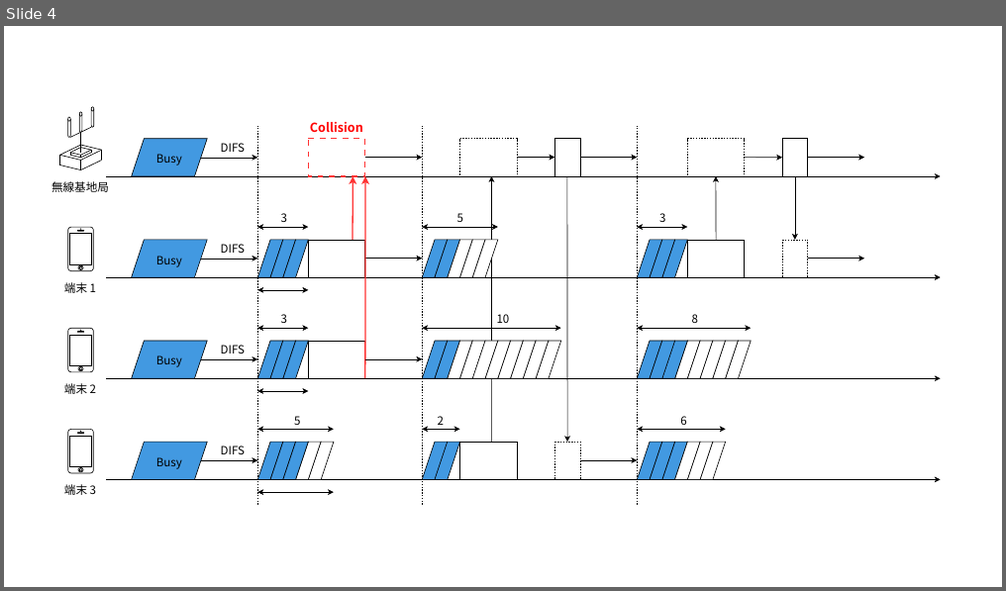
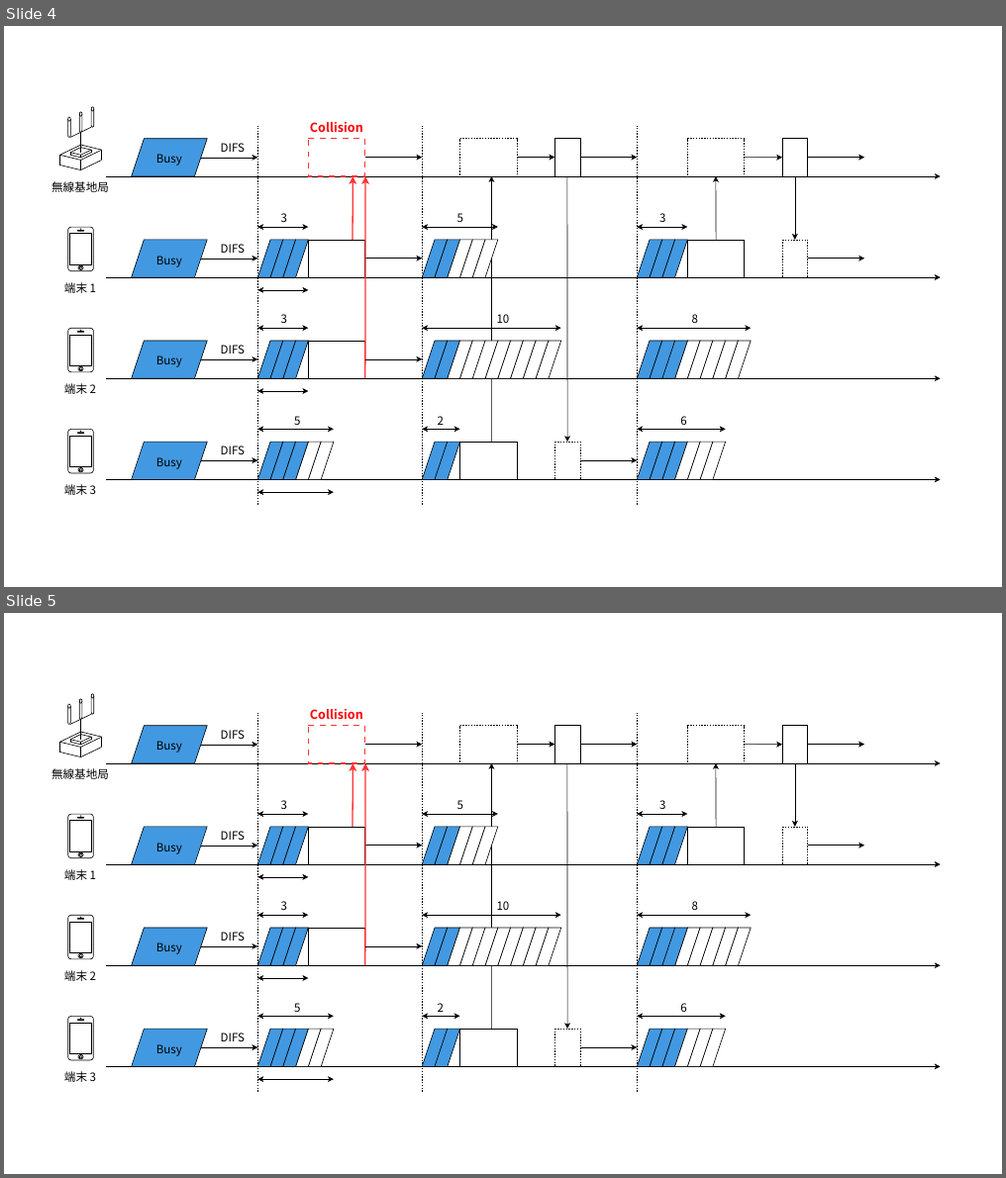
Before and after one commit to ShitaLab-TMCIT/IEEE802.11simulator, a slide deck: paper/assets/asesets.pptx. Shown one above the other, each under a label of ours: slide 4 before the commit, slides 4 and 5 after it. The pictures are 1006x591 and 1006x1178 pixels, drawn with LibreOffice and Linux fonts; fonts in the diff are those of the drawing. Boxes give left, top, right and bottom in pixels: in the first picture for what was removed or moved away, otherwise in the second. Text is boxed around its words. In the diff, an @@ line names an element or a change of style, - is before the commit and + after.

```diff
--- a/paper/assets/asesets.pptx
+++ b/paper/assets/asesets.pptx
@@ slide 5 added at bbox=[4, 613, 1002, 1174], background #FFFFFF @@
@@ text added at bbox=[221, 730, 245, 739], 11 pt, text #000000 @@
+DIFS
@@ text added at bbox=[310, 709, 363, 719], 12 pt, text #FF0000, bold @@
+Collision
@@ text added at bbox=[156, 741, 182, 753], 11 pt, text #000000 @@
+Busy
@@ text added at bbox=[52, 768, 109, 779], 11 pt, text #000000 @@
+無線基地局
@@ group added at bbox=[60, 694, 940, 1093]: 189 freeform shapes @@
@@ text added at bbox=[281, 800, 287, 809], 11 pt, text #000000 @@
+3
@@ text added at bbox=[457, 800, 463, 809], 11 pt, text #000000 @@
+5
@@ text added at bbox=[659, 800, 665, 809], 11 pt, text #000000 @@
+3
@@ text added at bbox=[156, 843, 182, 855], 11 pt, text #000000 @@
+Busy
@@ text added at bbox=[221, 831, 245, 840], 11 pt, text #000000 @@
+DIFS
@@ text added at bbox=[64, 869, 96, 880], 11 pt, text #000000 @@
+端末 1
@@ text added at bbox=[281, 901, 287, 910], 11 pt, text #000000 @@
+3
@@ text added at bbox=[497, 901, 510, 910], 11 pt, text #000000 @@
+10
@@ text added at bbox=[692, 901, 698, 910], 11 pt, text #000000 @@
+8
@@ text added at bbox=[221, 932, 245, 941], 11 pt, text #000000 @@
+DIFS
@@ text added at bbox=[156, 943, 182, 955], 11 pt, text #000000 @@
+Busy
@@ text added at bbox=[64, 970, 96, 981], 11 pt, text #000000 @@
+端末 2
@@ text added at bbox=[294, 1003, 300, 1012], 11 pt, text #000000 @@
+5
@@ text added at bbox=[438, 1003, 444, 1012], 11 pt, text #000000 @@
+2
@@ text added at bbox=[680, 1003, 686, 1012], 11 pt, text #000000 @@
+6
@@ text added at bbox=[156, 1045, 182, 1057], 11 pt, text #000000 @@
+Busy
@@ text added at bbox=[221, 1033, 245, 1042], 11 pt, text #000000 @@
+DIFS
@@ text added at bbox=[64, 1071, 96, 1082], 11 pt, text #000000 @@
+端末 3
```
Also in this commit, not shown: 3 slides changed, 3 other slides added, 13 other files.
